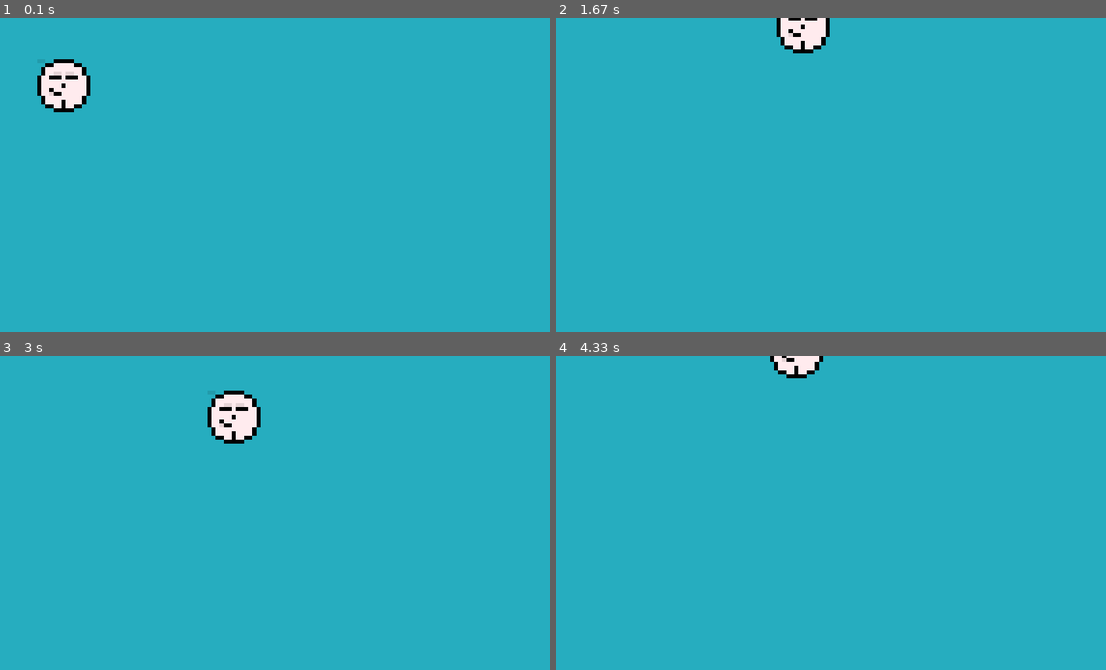
Above: before the commit, frames 1-4 (two rows, left to right).
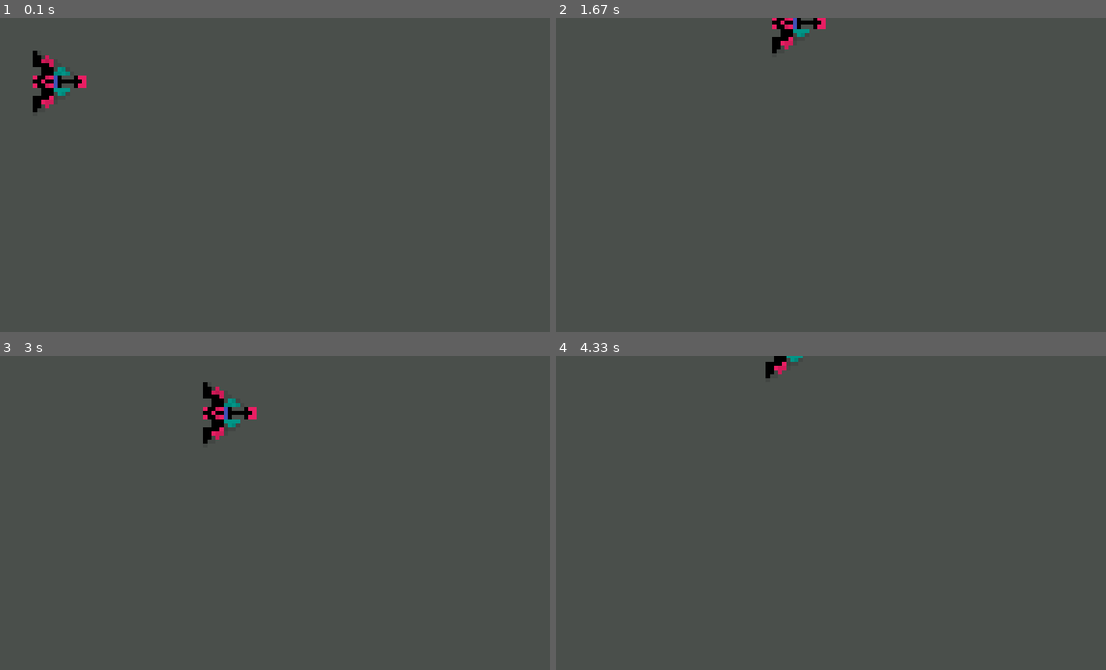
Above: after the commit, the same moments.

Repository: leozanchett/Python-Didatico
Game: pygame game, started from PyGame/Ninja2D/main.py
The game is run twice, just before and just after one commit, with the same random seed, the same clock (stepped at 60 frames per second) and the same inputs.
Inputs:
- Up to frame 1 (0.1 s): no input
- Up to frame 2 (1.67 s): hold Space 0.33-0.8 s; hold D 0.33-0.8 s; hold D 0.83-1.3 s; hold W 1.33-1.63 s
- Up to frame 3 (3 s): hold D 1.67-2.13 s; hold A 2.17-2.7 s; hold S from 2.73 s (still down)
- Up to frame 4 (4.33 s): release S at 3.03 s; hold A 3.07-3.47 s; hold W 3.5-3.87 s; hold D from 3.9 s (still down)

The runs differ from the first frame. In frame 1, 100% of the frame differs, in the area x 0-100%, y 0-100%; in frame 2, 100%; in frame 3, 100%; in frame 4, 100%.

Commit message:
Refatorado classe personagem para nave

Diff:
--- a/PyGame/Ninja2D/classes/classConfigTela.py
+++ b/PyGame/Ninja2D/classes/classConfigTela.py
@@ -1,13 +1,13 @@
 import pygame
-from uteis.style import AZUL_CLARO
+from uteis.style import CINZA_CLARO
 
 class ConfigTela:
     def __init__(self):
         pygame.init()
         self.display = pygame.display.set_mode([840, 480])
-        pygame.display.set_caption('Ninja 2D')
-        self.display.fill(AZUL_CLARO)
+        pygame.display.set_caption('KILL THEM ALL')
+        self.display.fill(CINZA_CLARO)
         self.clock = pygame.time.Clock()
 
     def corTelaDefault(self):
-        self.display.fill(AZUL_CLARO)
+        self.display.fill(CINZA_CLARO)
--- a/PyGame/Ninja2D/classes/classPersonagemPrincipal.py
+++ b/PyGame/Ninja2D/classes/classNave.py
@@ -2,13 +2,13 @@
 from pathlib import Path
 
 
-class PersonagemPrincipal(pygame.sprite.Sprite):
+class NavePrincipal(pygame.sprite.Sprite):
     diretorioImg = 'images'
     diretorioSom = 'sounds'
 
     def __init__(self, *groups):
         super().__init__(*groups)
-        self.image = pygame.image.load(self.imagemRosto())
+        self.image = pygame.image.load(self.nave())
         # redimensiona a imagem.
         self.image = pygame.transform.scale(self.image, [100, 100])
         self.rect = pygame.Rect(50, 50, 100, 100)
@@ -28,7 +28,7 @@
             self.somAtaque()
 
     def somAtaque(self):
-        self.ataqueSom.set_volume(0.02)
+        self.ataqueSom.set_volume(0.09)
         self.ataqueSom.play()
 
     @classmethod
@@ -36,5 +36,5 @@
         return Path().cwd().as_posix() + '/'+cls.diretorioSom+'/silencer.wav'
 
     @classmethod
-    def imagemRosto(cls):
-        return Path().cwd().as_posix() + '/'+cls.diretorioImg+'/rosto.png'
+    def nave(cls):
+        return Path().cwd().as_posix() + '/'+cls.diretorioImg+'/naveprincipal.png'
--- a/PyGame/Ninja2D/main.py
+++ b/PyGame/Ninja2D/main.py
@@ -2,14 +2,14 @@
 
 from classes.classConfigTela import ConfigTela
 from classes.classEfeitosSonoros import Som
-from classes.classPersonagemPrincipal import PersonagemPrincipal
+from classes.classNave import NavePrincipal
 from pygame.locals import *
 
 if __name__ == '__main__':
     tela = ConfigTela()
     som = Som()
     objectGroup = pygame.sprite.Group()
-    personagem = PersonagemPrincipal(objectGroup)
+    personagem = NavePrincipal(objectGroup)
     # personagem2 = PersonagemPrincipal(objectGroup)
     # personagem2.rect = pygame.Rect(50, 250, 100, 100)
     while True:
--- a/PyGame/Ninja2D/uteis/style.py
+++ b/PyGame/Ninja2D/uteis/style.py
@@ -1,2 +1,3 @@
 WHITE = [255, 255, 255]
 AZUL_CLARO = [38, 173, 191]
+CINZA_CLARO = [74, 79, 75]
Binary file added: PyGame/Ninja2D/images/naveprincipal.png
